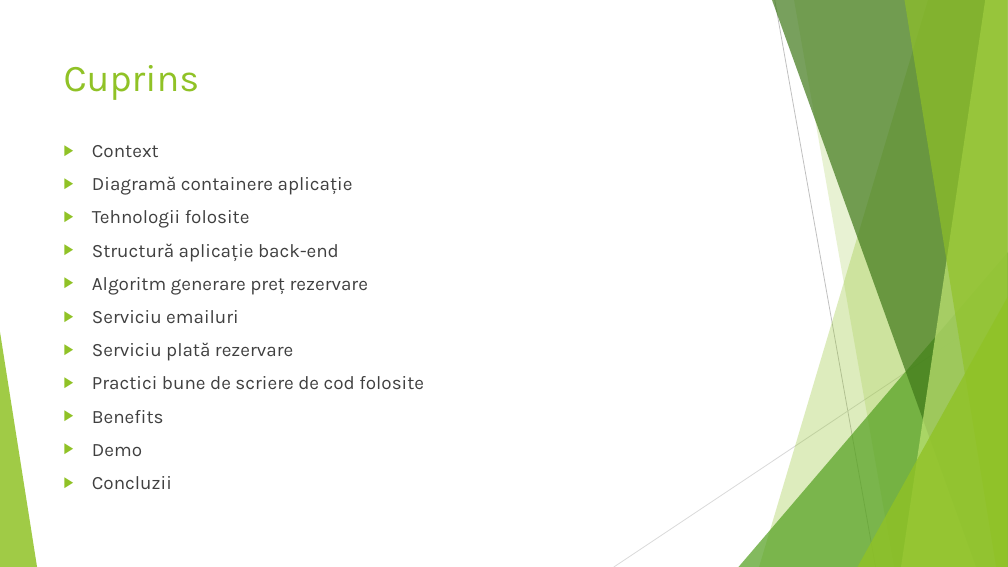
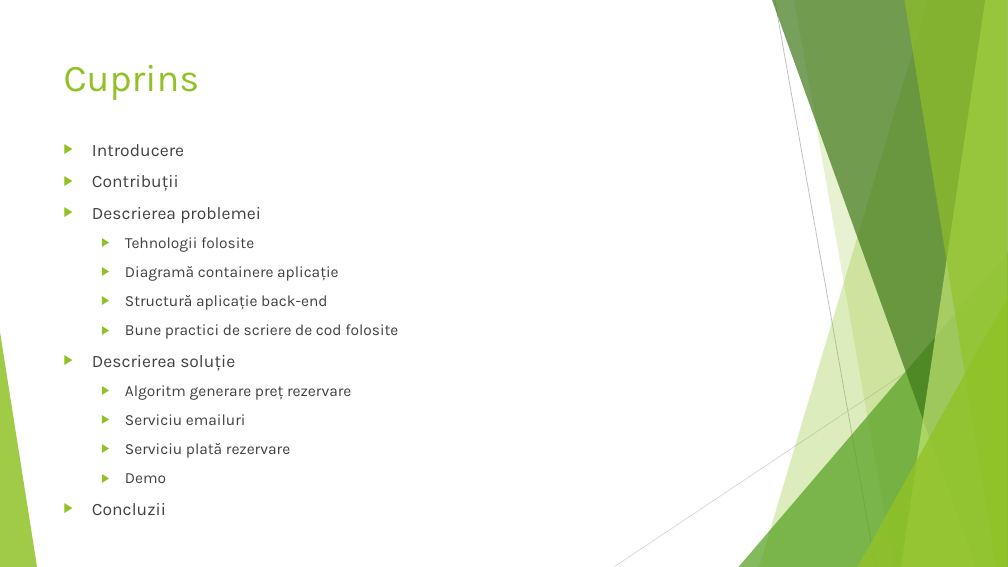
Before and after one commit to stefan-adrian/hotel-manager, a slide deck: slide 2 of documentation/videos/hotel-manager.pptx. Drawn at 1008x567 pixels with LibreOffice and Linux fonts; fonts in the diff are those of the drawing. Boxes give left, top, right and bottom in pixels: in the first picture for what was removed or moved away, otherwise in the second. Text is boxed around its words. In the diff, an @@ line names an element or a change of style, - is before the commit and + after.

```diff
--- a/documentation/videos/hotel-manager.pptx
+++ b/documentation/videos/hotel-manager.pptx
@@ text at [92, 144, 261, 252]: text changed; size 18 to 16.6 pt @@
-▶ Context
+▶ Introducere
+▶ Contribuții
+▶ Descrierea problemei
+  ▶ Tehnologii folosite
@@ text at [92, 210, 250, 228]: paragraph removed @@
-▶ Tehnologii folosite
@@ text at [125, 266, 351, 483]: size 18 to 14.8 pt in "Diagramă containere aplicație", "Structură aplicație back-end", "Algoritm generare preț rezervare", "Serviciu emailuri" and 2 more places; size 18 to 16.6 pt in "Concluzii"; list level 1 to 2 in "Diagramă containere aplicație"; list level 1 to 2 in "Structură aplicație back-end"; list level 1 to 2 in "Algoritm generare preț rezervare"; list level 1 to 2 in "Serviciu emailuri"; list level 1 to 2 in "Serviciu plată rezervare"; list level 1 to 2 in "Demo" @@
@@ text at [92, 324, 398, 371]: paragraphs added @@
+  ▶ Bune practici de scriere de cod folosite
+▶ Descrierea soluție
@@ text at [92, 376, 424, 423]: paragraphs removed @@
-▶ Practici bune de scriere de cod folosite
-▶ Benefits
```
Also in this commit, not shown: 6 other slides changed.
